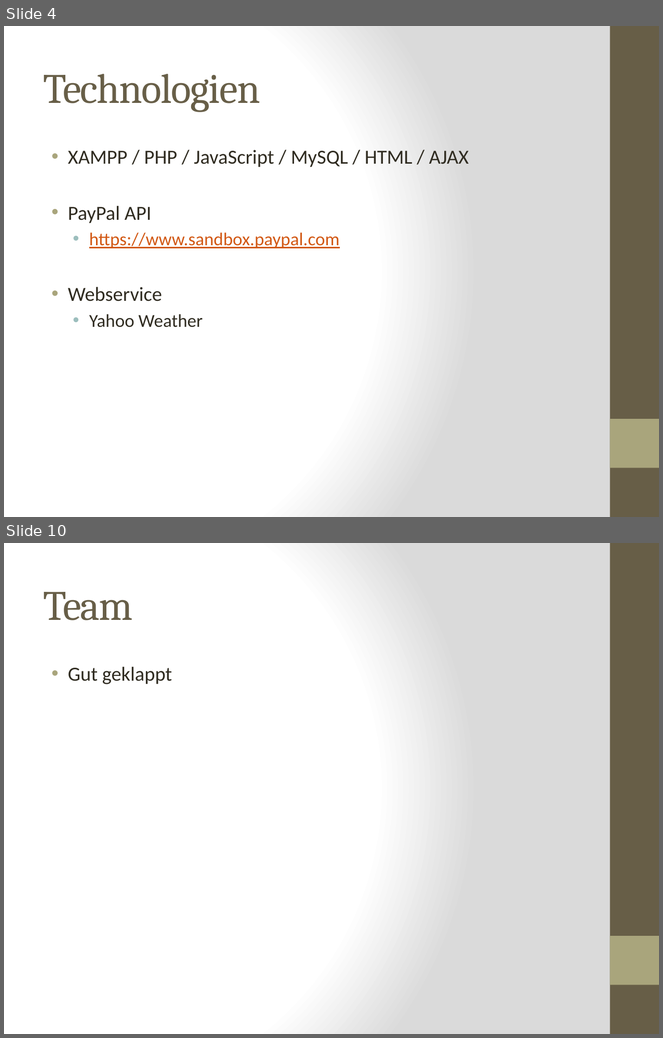
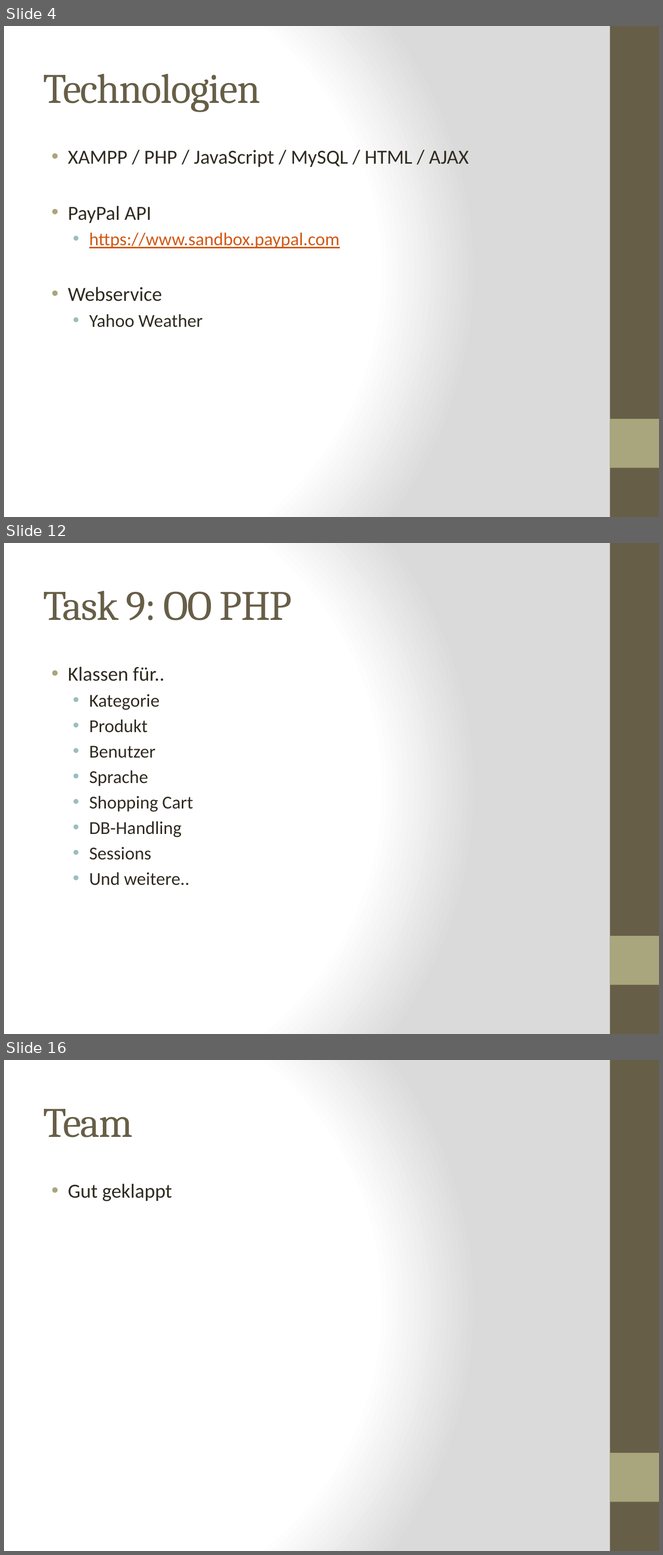
Before and after one commit to kochm8/ch.bfh.bti7054.w2014.p.beerwebshop, a slide deck: doc/Präsentation.pptx. Shown one above the other, each under a label of ours: slides 4 and 10 before the commit, slides 4, 12 and 16 after it; the slides between them are not shown. The pictures are 663x1038 and 663x1555 pixels, drawn with LibreOffice and Linux fonts; fonts in the diff are those of the drawing. Boxes give left, top, right and bottom in pixels: in the first picture for what was removed or moved away, otherwise in the second. Text is boxed around its words. In the diff, an @@ line names an element or a change of style, - is before the commit and + after.

```diff
--- a/doc/Präsentation.pptx
+++ b/doc/Präsentation.pptx
@@ slide 12 added at (4, 543, 659, 1034), background gradient #FFFFFF to #DADADA; not listed: 2 template elements that a slide beside it also shows @@
@@ title added at (44, 591, 292, 620), 46 pt, text #675E47 @@
+Task 9: OO PHP
@@ text added at (68, 667, 193, 886), 20 pt, text #2F2B20 @@
+• Klassen für..
+  • Kategorie
+  • Produkt
+  • Benutzer
+  • Sprache
+  • Shopping Cart
+  • DB-Handling
+  • Sessions
+  • Und weitere..
@@ what was slide 10 is now slide 16 @@
```
Also in this commit, not shown: 5 slides changed, 6 other slides added, 1 slide removed, 1 other file.
